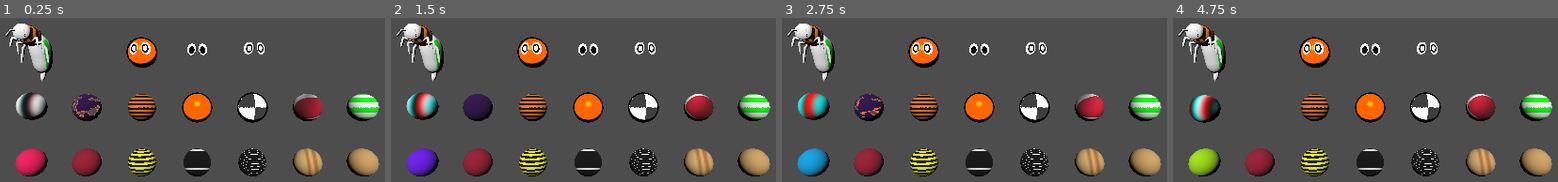
Above: before the commit, frames 1-4 (left to right).
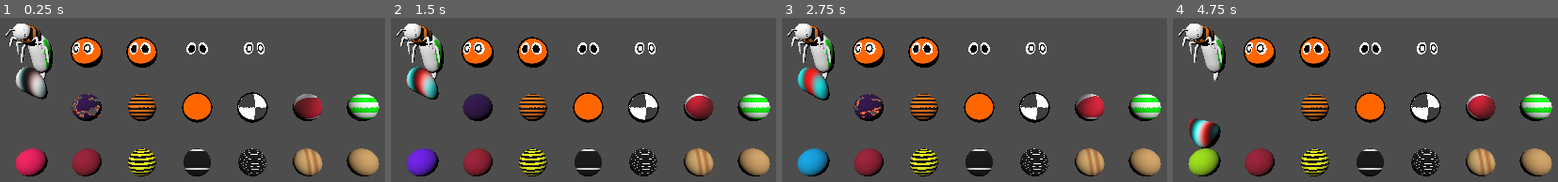
Above: after the commit, the same moments.

Repository: erikringwalters/MaterialSamples
Game: Godot game, scene res://scenes/Main.tscn
Two runs of this game, one before a commit and one after it. Both use one fixed random seed, a clock stepped at 60 frames per second and the inputs below.
Inputs:
- Up to frame 1 (0.25 s): no input
- Up to frame 2 (1.5 s): no input
- Up to frame 3 (2.75 s): no input
- Up to frame 4 (4.75 s): no input

The runs differ from the first frame. In frame 1, 3.4% of the frame differs, in the area x 3-55%, y 11-63%; in frame 2, 3.6%; in frame 3, 3.6%; in frame 4, 3.7%, in the area x 3-55%, y 11-80%.

Commit message:
parameter tweaks + side by side

Diff:
--- a/materials/toon.tres
+++ b/materials/toon.tres
@@ -5,6 +5,6 @@
 [resource]
 next_pass = ExtResource("1_3r1jl")
 diffuse_mode = 3
-specular_mode = 1
+specular_mode = 2
 albedo_color = Color(1, 0.4, 0, 1)
 roughness = 0.04
--- a/scenes/Main.tscn
+++ b/scenes/Main.tscn
@@ -1,8 +1,7 @@
-[gd_scene load_steps=47 format=3 uid="uid://d2qwr54aqgdjb"]
+[gd_scene load_steps=48 format=3 uid="uid://d2qwr54aqgdjb"]
 
 [ext_resource type="PackedScene" uid="uid://c5wcmpcv1kyii" path="res://scenes/wasp.tscn" id="1_kyvhf"]
 [ext_resource type="Material" uid="uid://5nj73cr0qfv" path="res://materials/toon.tres" id="2_a6btv"]
-[ext_resource type="Material" uid="uid://cia60snhkqf26" path="res://materials/berry.tres" id="3_7f5li"]
 [ext_resource type="Material" uid="uid://bn2kw1a6m5i34" path="res://materials/checkered.tres" id="4_c7q70"]
 [ext_resource type="Material" uid="uid://clkirq2r2388c" path="res://materials/animated_stripes.tres" id="5_e0m04"]
 [ext_resource type="Shader" uid="uid://baprrbomlya5c" path="res://materials/dissolve.tres" id="6_qc851"]
@@ -18,6 +17,7 @@
 [ext_resource type="Shader" path="res://shaders/gpt-uv.gdshader" id="16_b5a1y"]
 [ext_resource type="Material" uid="uid://dpobk41b7klps" path="res://materials/eyes.tres" id="17_fuxxh"]
 [ext_resource type="Shader" path="res://shaders/vertex_wave.gdshader" id="18_fhj3b"]
+[ext_resource type="Material" uid="uid://cia60snhkqf26" path="res://materials/berry_outline_eyes.tres" id="18_kecmh"]
 [ext_resource type="PackedScene" uid="uid://dyo8psud4hq4j" path="res://scenes/eyes.tscn" id="19_8c2ix"]
 
 [sub_resource type="SphereMesh" id="SphereMesh_4dw1d"]
@@ -122,8 +122,16 @@
 [sub_resource type="SphereMesh" id="SphereMesh_ph0us"]
 material = SubResource("ShaderMaterial_3rnkr")
 
-[sub_resource type="SphereMesh" id="SphereMesh_sac21"]
-material = ExtResource("3_7f5li")
+[sub_resource type="StandardMaterial3D" id="StandardMaterial3D_rxp8t"]
+next_pass = ExtResource("18_kecmh")
+shading_mode = 2
+diffuse_mode = 3
+specular_mode = 2
+albedo_color = Color(1, 0.4, 0, 1)
+roughness = 0.04
+
+[sub_resource type="SphereMesh" id="SphereMesh_3vorm"]
+material = SubResource("StandardMaterial3D_rxp8t")
 
 [node name="Main" type="Node3D"]
 
@@ -200,11 +208,15 @@
 
 [node name="MeshInstance3D16" type="MeshInstance3D" parent="."]
 transform = Transform3D(1, 0, 0, 0, 1, 0, 0, 0, 1, 2, 2, 0)
+mesh = SubResource("SphereMesh_3vorm")
+
+[node name="MeshInstance3D17" type="MeshInstance3D" parent="."]
+transform = Transform3D(1, 0, 0, 0, 1, 0, 0, 0, 1, 4, 2, 0)
 material_override = ExtResource("2_a6btv")
-mesh = SubResource("SphereMesh_sac21")
+mesh = SubResource("SphereMesh_4dw1d")
 
 [node name="Eyes" parent="." instance=ExtResource("19_8c2ix")]
-transform = Transform3D(-1, 0, -8.74228e-08, 0, 1, 0, 8.74228e-08, 0, -1, 2, 2, 0)
+transform = Transform3D(-1, 0, -8.74228e-08, 0, 1, 0, 8.74228e-08, 0, -1, -2, 2, 0)
 
 [node name="Eyes2" parent="." instance=ExtResource("19_8c2ix")]
-transform = Transform3D(-1, 0, -8.74228e-08, 0, 1, 0, 8.74228e-08, 0, -1, -2, 2, 0)
+transform = Transform3D(-1, 0, -8.74228e-08, 0, 1, 0, 8.74228e-08, 0, -1, 4, 2, 0)
--- a/shaders/eye_pupil.gdshader
+++ b/shaders/eye_pupil.gdshader
@@ -6,8 +6,8 @@
     vec2 uv = UV;
 
 	// width, height
-    float a = 0.09;
-    float b = 0.225;
+    float a = 0.1;
+    float b = 0.25;
 
 	// positions
 
@@ -16,7 +16,7 @@
 	float cy = uv.y - 0.5;
 
 	float x_offset = 0.065;
-	float y_offset = 0.0;
+	float y_offset = 0.03;
 
     float xl = cx + x_offset;
 	float xr = cx - x_offset;
--- a/shaders/eye_white.gdshader
+++ b/shaders/eye_white.gdshader
@@ -6,8 +6,8 @@
     vec2 uv = UV;
 
 	// width, height
-    float a = 0.14;
-    float b = 0.35;
+    float a = 0.16;
+    float b = 0.375;
 
 	// positions
 
@@ -15,8 +15,8 @@
 	float cx = uv.x - 0.5;
 	float cy = uv.y - 0.5;
 
-	float x_offset = 0.07;
-	float y_offset = 0.025;
+	float x_offset = 0.075;
+	float y_offset = 0.05;
 
     float xl = cx + x_offset;
 	float xr = cx - x_offset;
--- a/shaders/vertex_wave.gdshader
+++ b/shaders/vertex_wave.gdshader
@@ -1,7 +1,7 @@
 shader_type spatial;
 
 void vertex() {
-	VERTEX.y += sin(TIME * 5.0 + VERTEX.x * 1.5) * 0.05;
+	VERTEX.y += sin(TIME * 5.0 + VERTEX.x * 1.5) * 1.0;
 }
 
 void fragment() {
Renamed: materials/berry.tres -> materials/berry_outline_eyes.tres
